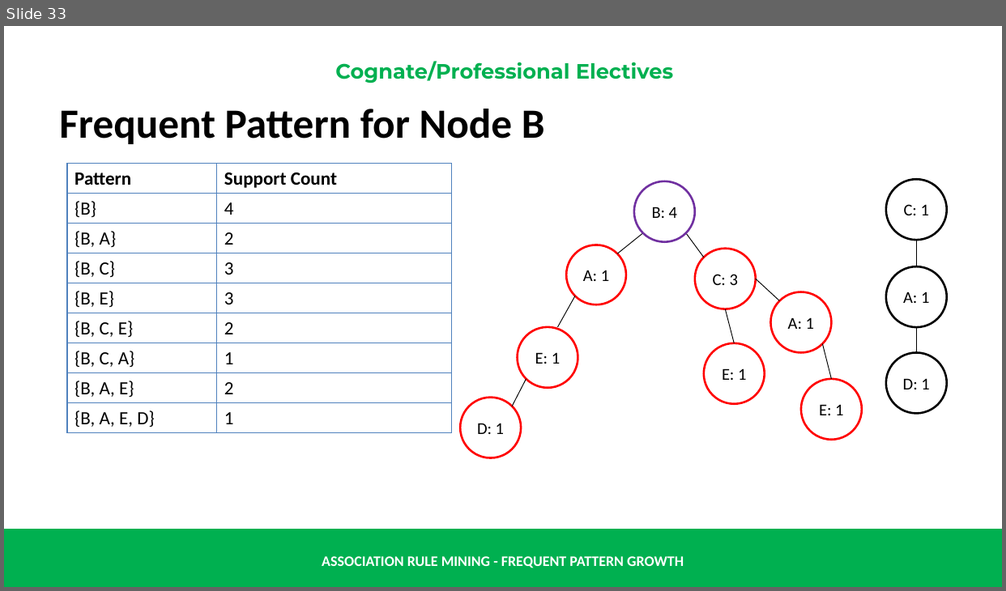
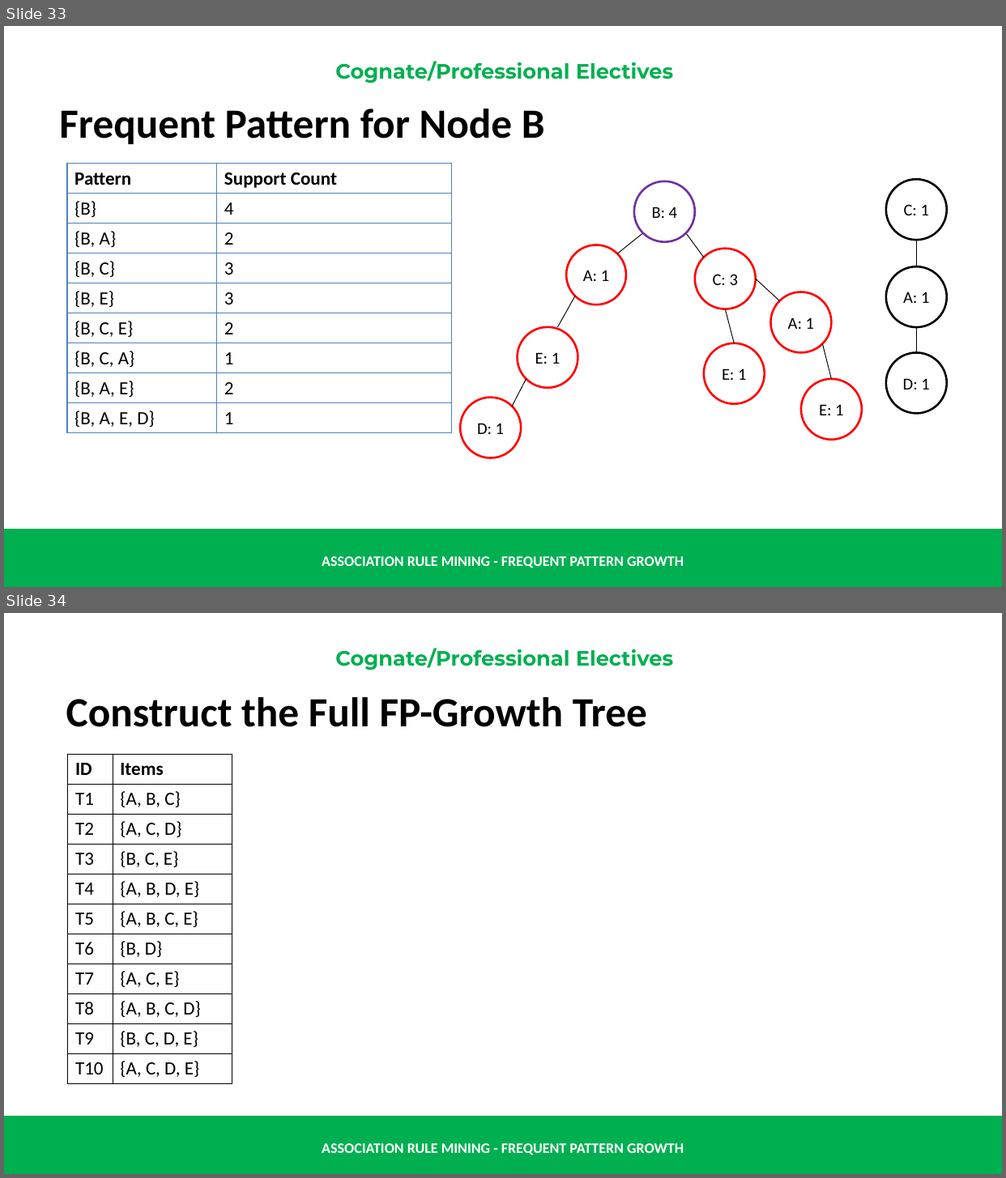
Before and after one commit to renatomaaliw3/public_files, a slide deck: CPE Electives (1 - 3)/01. Lectures Notebook/000. Presentations & Text Books/01. Presentation Slides/31. Assocation Rule Mining - FP-Growth.pptx. Shown one above the other, each under a label of ours: slide 33 before the commit, slides 33 and 34 after it. The pictures are 1006x591 and 1006x1178 pixels, drawn with LibreOffice and Linux fonts; fonts in the diff are those of the drawing. Boxes give left, top, right and bottom in pixels: in the first picture for what was removed or moved away, otherwise in the second. Text is boxed around its words. In the diff, an @@ line names an element or a change of style, - is before the commit and + after.

```diff
--- a/CPE Electives (1 - 3)/01. Lectures Notebook/000. Presentations & Text Books/01. Presentation Slides/31. Assocation Rule Mining - FP-Growth.pptx
+++ b/CPE Electives (1 - 3)/01. Lectures Notebook/000. Presentations & Text Books/01. Presentation Slides/31. Assocation Rule Mining - FP-Growth.pptx
@@ slide 34 added at bbox=[4, 613, 1002, 1174], background #FFFFFF; not listed: 3 template elements that a slide beside it also shows @@
@@ text added at bbox=[66, 697, 647, 727], 40 pt, text #000000, bold @@
+Construct the Full FP-Growth Tree
@@ table added at bbox=[68, 755, 232, 1084], 11 rows, 2 columns @@
+ID | Items
+T1 | {A, B, C}
+T2 | {A, C, D}
+T3 | {B, C, E}
+T4 | {A, B, D, E}
+T5 | {A, B, C, E}
+T6 | {B, D}
+T7 | {A, C, E}
+T8 | {A, B, C, D}
+T9 | {B, C, D, E}
+T10 | {A, C, D, E}
```
Also in this commit, not shown: 28 other slides added, 1 other file.
